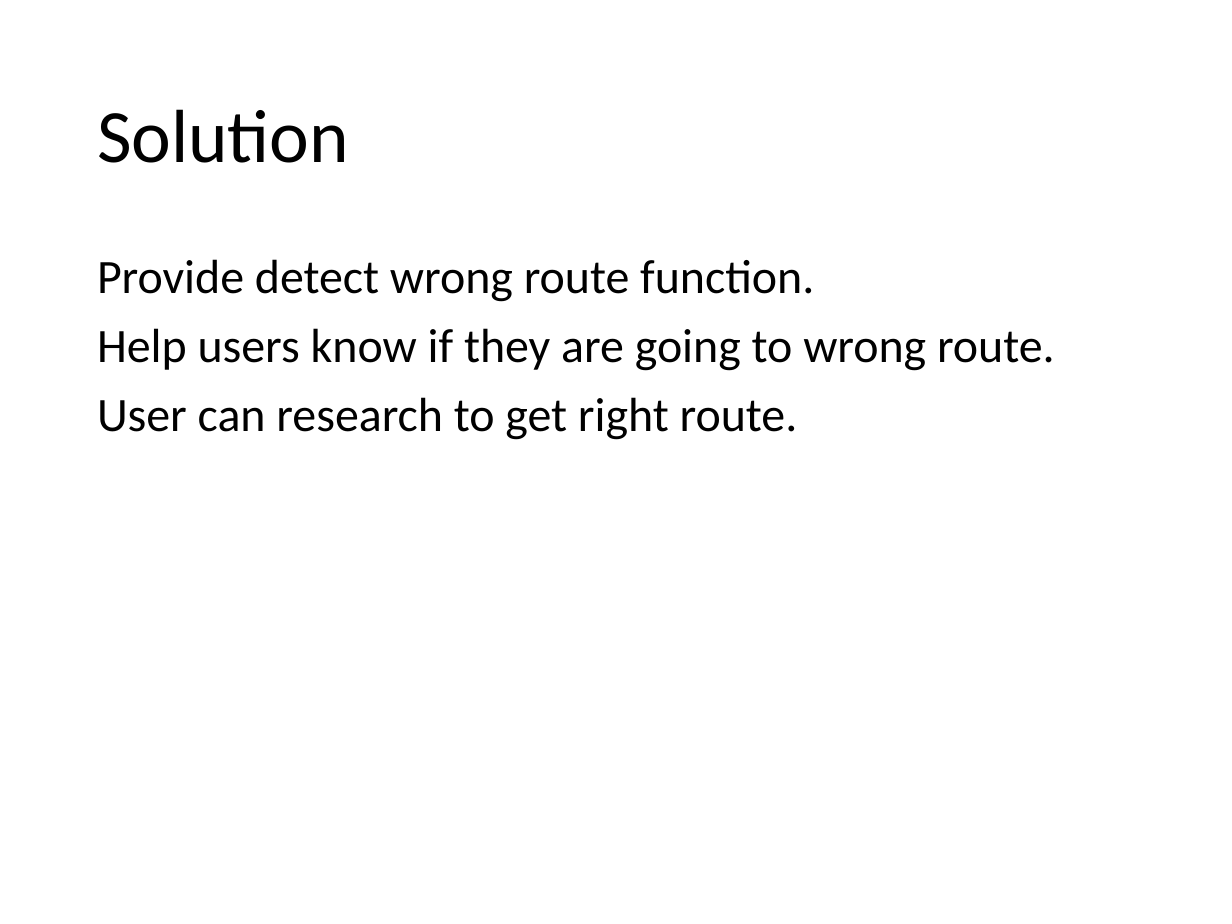
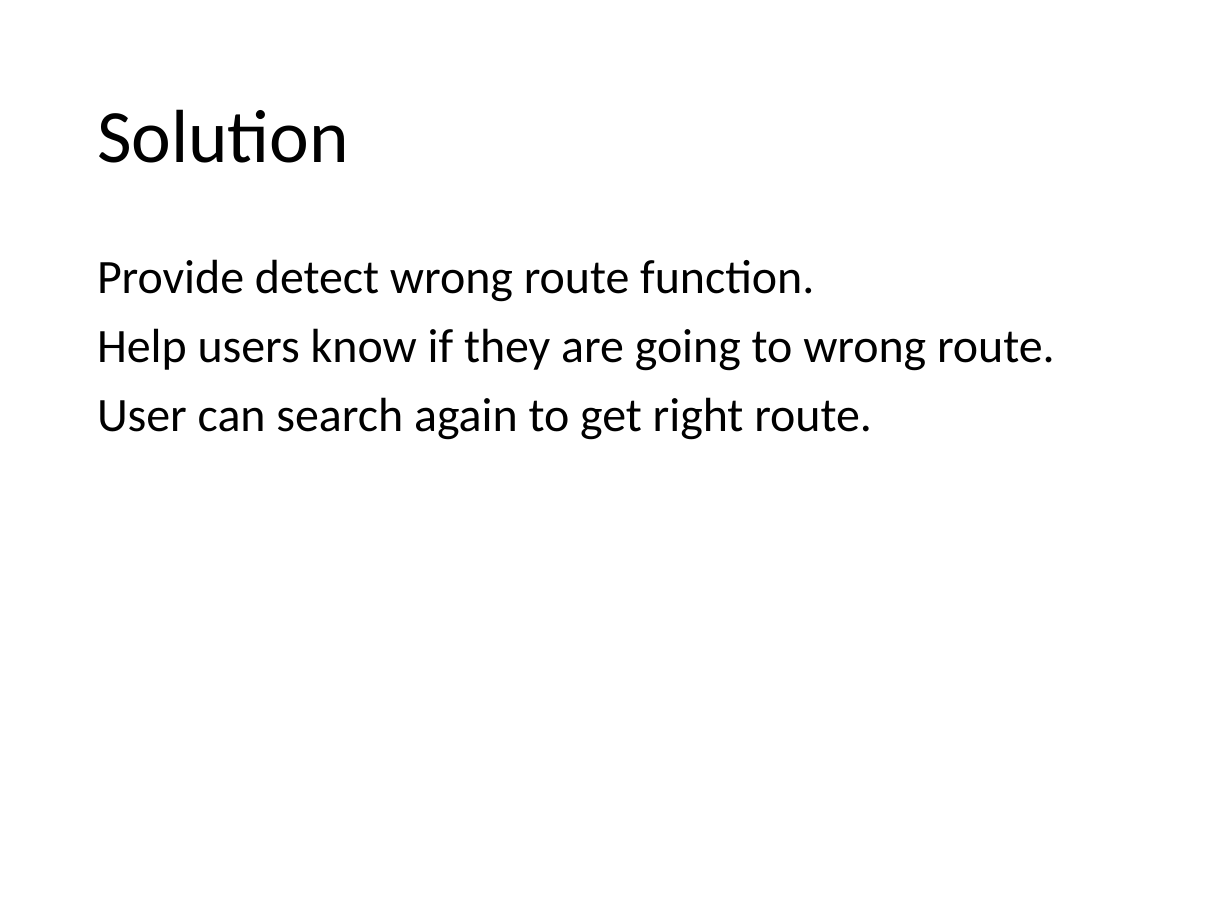
Before and after one commit to hqt/street-router, a slide deck: slide 7 of Document/presentation/nam/notify wrong way.pptx. Drawn at 1232x924 pixels with LibreOffice and Linux fonts; fonts in the diff are those of the drawing. Boxes give left, top, right and bottom in pixels: in the first picture for what was removed or moved away, otherwise in the second. Text is boxed around its words. In the diff, an @@ line names an element or a change of style, - is before the commit and + after.

```diff
--- a/Document/presentation/nam/notify wrong way.pptx
+++ b/Document/presentation/nam/notify wrong way.pptx
@@ text at (97,397,872,440): text changed @@
-User can research to get right route.
+User can search again to get right route.
```
Also in this commit, not shown: 5 other slides changed, 17 other files.
